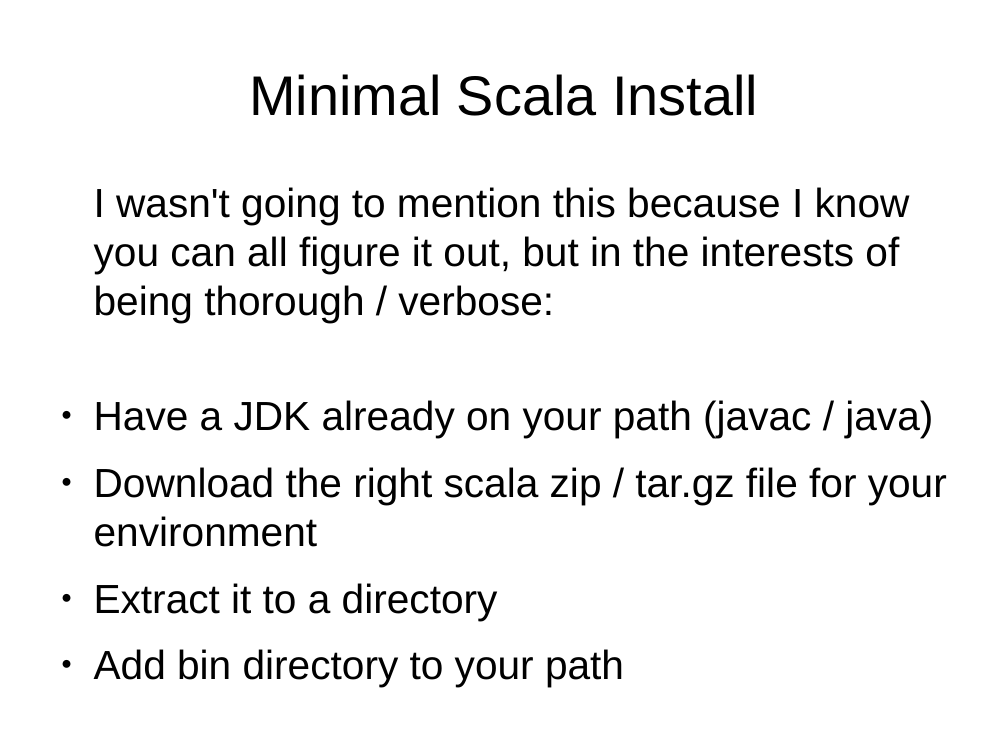
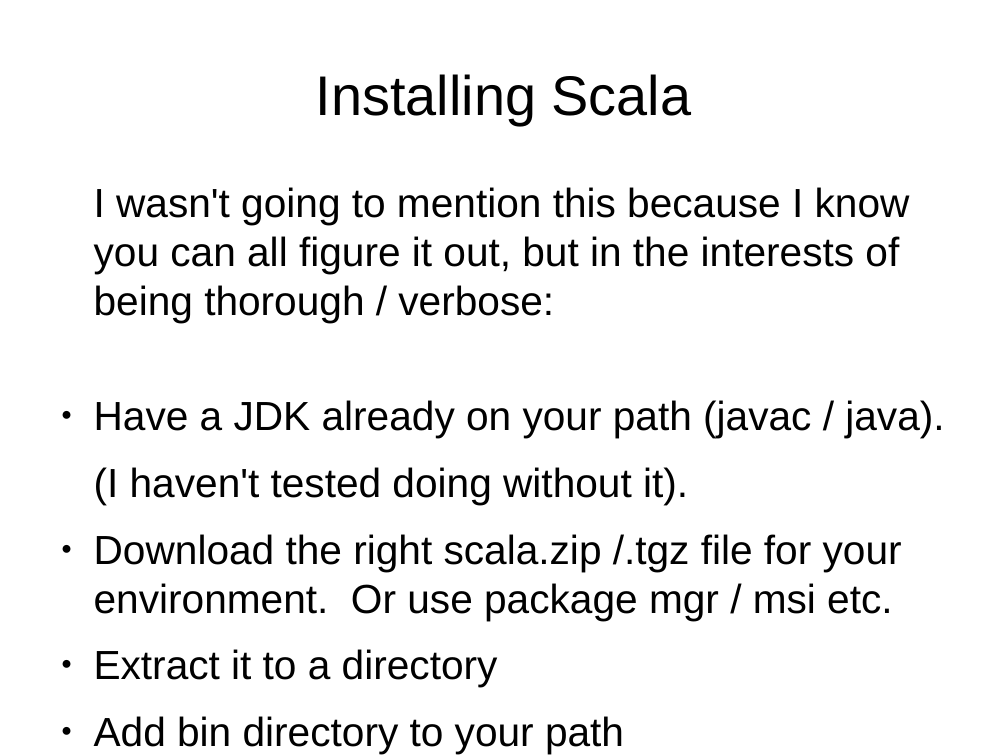
Before and after one commit to JohnLockwood/ScalaTalkSacjug, a slide deck: slide 6 of ScalaDecember2014.odp (slide 4 before the commit). Drawn at 1008x756 pixels with LibreOffice and Linux fonts; fonts in the diff are those of the drawing. Boxes give left, top, right and bottom in pixels: in the first picture for what was removed or moved away, otherwise in the second. Text is boxed around its words. In the diff, an @@ line names an element or a change of style, - is before the commit and + after.

```diff
--- a/ScalaDecember2014.odp
+++ b/ScalaDecember2014.odp
@@ title at [316,74,692,125]: text changed @@
-Minimal Scala Install
+Installing Scala
@@ text at [94,400,944,620]: text changed @@
-● Have a JDK already on your path (javac / java)
-● Download the right scala zip / tar.gz file for your environment
+● Have a JDK already on your path (javac / java).
+(I haven't tested doing without it).
+● Download the right scala.zip /.tgz file for your environment. Or use package mgr / msi etc.
```
Also in this commit, not shown: 6 other slides changed, 5 slides added, 2 slides removed, 20 other files.
